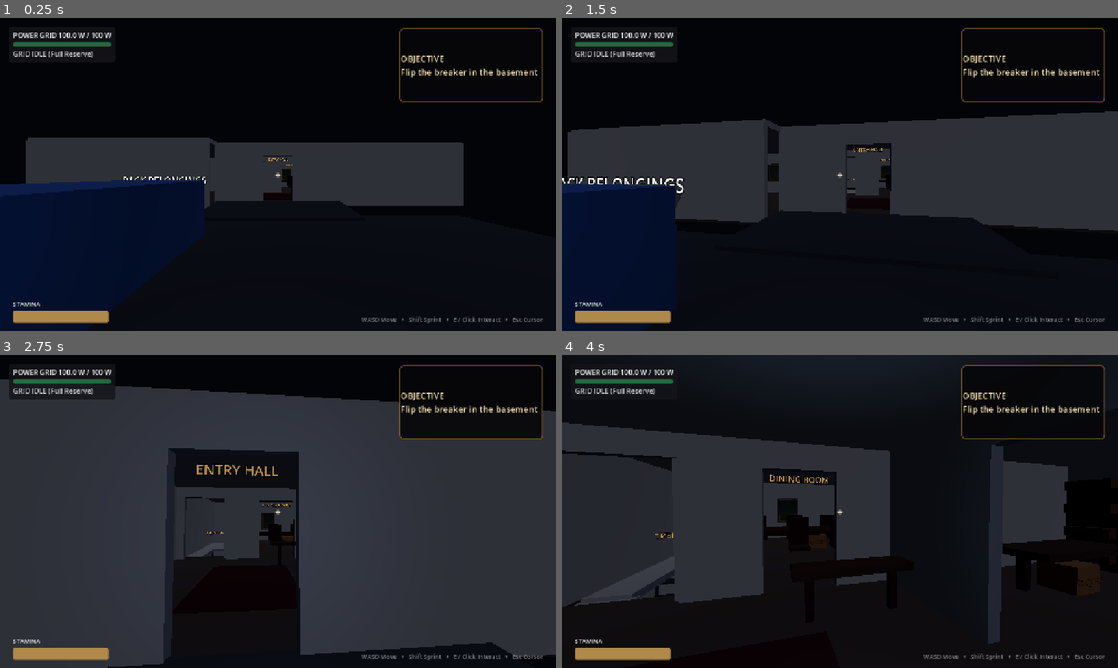
Above: before the commit, frames 1-4 (two rows, left to right).
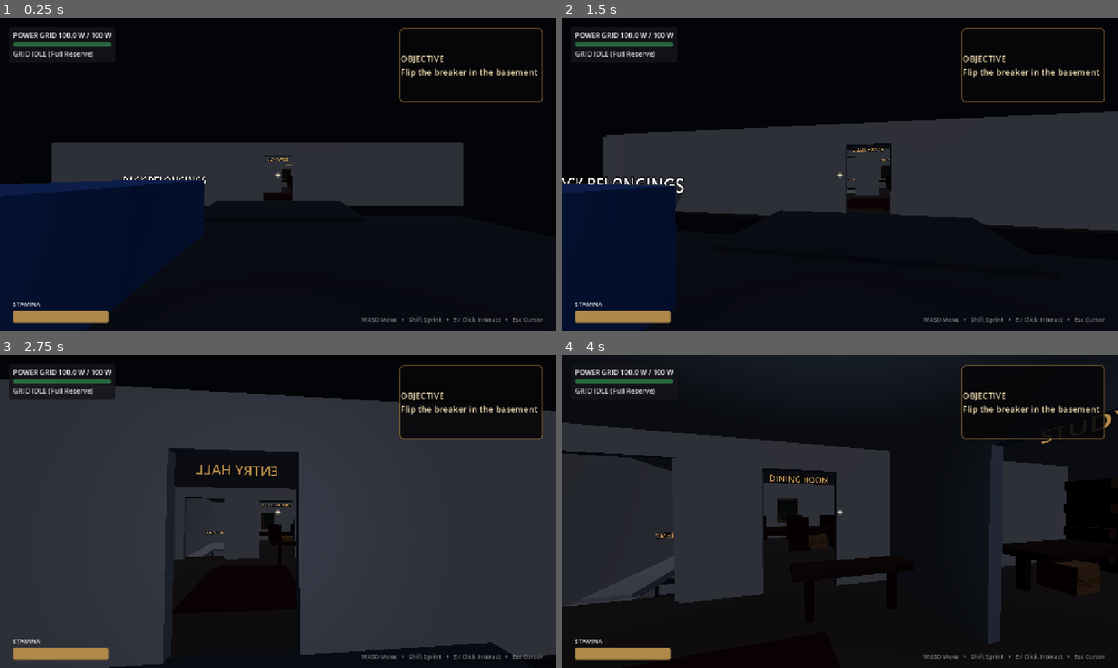
Above: after the commit, the same moments.

Repository: GameDevRocky/project-3
Game: Godot game, scene res://systems/core/main.tscn
The game is run twice, just before and just after one commit, with the same random seed, the same clock (stepped at 60 frames per second) and the same inputs.
Inputs (mouse positions are in pixels of both pictures, inside the frame that each line leads up to):
- Up to frame 1 (0.25 s): no input
- Up to frame 2 (1.5 s): tap Enter (ui_accept) at 0.5, 0.77 s; move the mouse to (867, 174) at 0.52 s; hold E (interact) 0.53-1.28 s; hold W (move_forward) from 0.53 s (still down); click (867, 174) at 0.67 s; move the mouse to (812, 174) at 1.27 s; tap Shift (sprint) at 1.35 s
- Up to frame 3 (2.75 s): keep holding W (move_forward); tap Enter (ui_accept) at 1.52 s; move the mouse to (289, 505) at 2.02 s; tap Q at 2.1 s
- Up to frame 4 (4 s): keep holding W (move_forward); move the mouse to (834, 517) at 2.77 s; tap Ctrl at 2.85 s; click (834, 517) at 2.92 s; tap Enter (ui_accept) at 3.02, 3.77 s; move the mouse to (878, 514) at 3.52 s; tap Alt at 3.6 s

The runs differ from the first frame. In frame 1, 1.2% of the frame differs, in the area x 4-52%, y 38-61%; in frame 2, 2.6%, in the area x 1-58%, y 32-66%; in frame 3, 0.3%; in frame 4, less than 0.1%.

Commit message:
integration: align parlor layout and correct painting orientations

Diff:
--- a/systems/core/house_presentation.gd
+++ b/systems/core/house_presentation.gd
@@ -69,9 +69,9 @@
 	_add_cylinder("BasementPipe", 0.12, 6.5, Vector3(1.55, -1.8, -12.0), Color(0.25, 0.22, 0.18), Vector3(PI * 0.5, 0.0, 0.0))
 
 func _build_room_labels() -> void:
-	_add_label("ENTRY HALL", Vector3(0.0, 2.35, -0.18), 0.0)
-	_add_label("PARLOR", Vector3(-3.12, 2.35, -2.1), -PI * 0.5)
-	_add_label("STUDY", Vector3(3.12, 2.35, -2.1), PI * 0.5)
+	_add_label("ENTRY HALL", Vector3(0.0, 2.35, -0.18), PI)
+	_add_label("PARLOR", Vector3(-2.95, 2.45, -3.0), PI * 0.5)
+	_add_label("STUDY", Vector3(2.95, 2.45, -3.0), -PI * 0.5)
 	_add_label("DINING ROOM", Vector3(1.0, 2.35, -6.12), 0.0)
 	_add_label("BASEMENT", Vector3(-1.8, 1.1, -7.85), PI)
 
--- a/systems/core/main.tscn
+++ b/systems/core/main.tscn
@@ -28,7 +28,7 @@
 size = Vector3(6, 3, 6)
 
 [sub_resource type="BoxShape3D" id="BoxShape3D_parlor"]
-size = Vector3(8, 3, 8)
+size = Vector3(8, 3, 6)
 
 [sub_resource type="BoxShape3D" id="BoxShape3D_study"]
 size = Vector3(6, 3, 6)
@@ -130,26 +130,26 @@
 
 [node name="ParlorFloor" type="CSGBox3D" parent="HouseGeometry" unique_id=123281413]
 transform = Transform3D(1, 0, 0, 0, 1, 0, 0, 0, 1, -7, 0.1, -3)
-size = Vector3(8, 0.2, 8)
+size = Vector3(8, 0.2, 6)
 material = SubResource("Mat_Floor")
 
 [node name="ParlorCeiling" type="CSGBox3D" parent="HouseGeometry" unique_id=1340256227]
 transform = Transform3D(1, 0, 0, 0, 1, 0, 0, 0, 1, -7, 3.1, -3)
-size = Vector3(8, 0.2, 8)
+size = Vector3(8, 0.2, 6)
 material = SubResource("Mat_Wall")
 
 [node name="ParlorWestWall" type="CSGBox3D" parent="HouseGeometry" unique_id=454490685]
 transform = Transform3D(1, 0, 0, 0, 1, 0, 0, 0, 1, -11, 1.6, -3)
-size = Vector3(0.2, 3, 8)
+size = Vector3(0.2, 3, 6)
 material = SubResource("Mat_Wall")
 
 [node name="ParlorSouthWall" type="CSGBox3D" parent="HouseGeometry" unique_id=773549089]
-transform = Transform3D(1, 0, 0, 0, 1, 0, 0, 0, 1, -7, 1.6, 1)
+transform = Transform3D(1, 0, 0, 0, 1, 0, 0, 0, 1, -7, 1.6, 0)
 size = Vector3(8, 3, 0.2)
 material = SubResource("Mat_Wall")
 
 [node name="ParlorNorthWall" type="CSGBox3D" parent="HouseGeometry" unique_id=361467047]
-transform = Transform3D(1, 0, 0, 0, 1, 0, 0, 0, 1, -7, 1.6, -7)
+transform = Transform3D(1, 0, 0, 0, 1, 0, 0, 0, 1, -7, 1.6, -6)
 size = Vector3(8, 3, 0.2)
 material = SubResource("Mat_Wall")
 
@@ -317,22 +317,22 @@
 [node name="PortraitSystem" parent="." unique_id=975324426 instance=ExtResource("2_portraits")]
 
 [node name="FamilyPortrait" parent="PortraitSystem" unique_id=191046079 instance=ExtResource("3_painting")]
-transform = Transform3D(1, 0, 0, 0, 1, 0, 0, 0, 1, 1.4, 1.6, -0.15)
+transform = Transform3D(-1, 0, 0, 0, 1, 0, 0, 0, -1, 1.4, 1.6, -0.15)
 portrait_id = &"family_portrait"
 is_family_portrait = true
 
 [node name="Painting_Parlor_1" parent="PortraitSystem" unique_id=2080260441 instance=ExtResource("3_painting")]
-transform = Transform3D(-4.37114e-08, 0, -1, 0, 1, 0, 1, 0, -4.37114e-08, -10.85, 1.6, -3)
+transform = Transform3D(0, 0, 1, 0, 1, 0, -1, 0, 0, -10.85, 1.6, -3)
 portrait_id = &"parlor_1"
 room_id = 1
 
 [node name="Painting_Parlor_2" parent="PortraitSystem" unique_id=1131422192 instance=ExtResource("3_painting")]
-transform = Transform3D(1, 0, 0, 0, 1, 0, 0, 0, 1, -7, 1.6, -6.85)
+transform = Transform3D(1, 0, 0, 0, 1, 0, 0, 0, 1, -7, 1.6, -5.85)
 portrait_id = &"parlor_2"
 room_id = 1
 
 [node name="Painting_Study_1" parent="PortraitSystem" unique_id=456713173 instance=ExtResource("3_painting")]
-transform = Transform3D(-4.37114e-08, 0, 1, 0, 1, 0, -1, 0, -4.37114e-08, 8.85, 1.6, -3)
+transform = Transform3D(0, 0, -1, 0, 1, 0, 1, 0, 0, 8.85, 1.6, -3)
 portrait_id = &"study_1"
 room_id = 2
 
@@ -342,7 +342,7 @@
 room_id = 3
 
 [node name="Painting_Basement_1" parent="PortraitSystem" instance=ExtResource("3_painting")]
-transform = Transform3D(-1, 0, 8.74228e-08, 0, 1, 0, -8.74228e-08, 0, -1, -5.85, -2.1, -12.0)
+transform = Transform3D(0, 0, 1, 0, 1, 0, -1, 0, 0, -5.85, -2.1, -12.0)
 portrait_id = &"basement_1"
 room_id = 4
 portrait_tint = Color(0.43, 0.5, 0.46, 1)
--- a/tests/core/test_house_layout.gd
+++ b/tests/core/test_house_layout.gd
@@ -88,3 +88,77 @@
 	assert_not_null(instance.get_node_or_null("Sockets/CarSocket/CarTrunk"))
 	assert_not_null(instance.get_node_or_null("Sockets/MovingBoxSockets/DustSheet"))
 	assert_true(instance.get_node("Sockets/MovingBoxSockets/Box_LivingRoom") is CarryableItem)
+
+func test_painting_orientations() -> void:
+	var scene_res = load(MAIN_SCENE_PATH)
+	var instance = scene_res.instantiate()
+	add_child_autoqfree(instance)
+	var portraits = instance.get_node_or_null("PortraitSystem")
+	assert_not_null(portraits)
+
+	var basement_1: Node3D = portraits.get_node_or_null("Painting_Basement_1") as Node3D
+	assert_not_null(basement_1)
+	assert_gt(basement_1.transform.basis.z.x, 0.9, "Painting_Basement_1 must face East (+X) toward the stairs")
+
+	var family: Node3D = portraits.get_node_or_null("FamilyPortrait") as Node3D
+	assert_not_null(family)
+	assert_lt(family.transform.basis.z.z, -0.9, "FamilyPortrait must face North (-Z) into the entry foyer")
+
+	var parlor_1: Node3D = portraits.get_node_or_null("Painting_Parlor_1") as Node3D
+	assert_not_null(parlor_1)
+	assert_gt(parlor_1.transform.basis.z.x, 0.9, "Painting_Parlor_1 must face East (+X) into the parlor")
+
+	var study_1: Node3D = portraits.get_node_or_null("Painting_Study_1") as Node3D
+	assert_not_null(study_1)
+	assert_lt(study_1.transform.basis.z.x, -0.9, "Painting_Study_1 must face West (-X) into the study")
+
+	var dining_1: Node3D = portraits.get_node_or_null("Painting_Dining_1") as Node3D
+	assert_not_null(dining_1)
+	assert_gt(dining_1.transform.basis.z.z, 0.9, "Painting_Dining_1 must face South (+Z) into the dining room")
+
+	var parlor_2: Node3D = portraits.get_node_or_null("Painting_Parlor_2") as Node3D
+	assert_not_null(parlor_2)
+	assert_gt(parlor_2.transform.basis.z.z, 0.9, "Painting_Parlor_2 must face South (+Z) into the parlor")
+
+func test_parlor_geometry_and_label_alignment() -> void:
+	var scene_res = load(MAIN_SCENE_PATH)
+	var instance = scene_res.instantiate()
+	add_child_autoqfree(instance)
+	var geom = instance.get_node_or_null("HouseGeometry")
+	assert_not_null(geom)
+
+	var floor_node: CSGBox3D = geom.get_node_or_null("ParlorFloor") as CSGBox3D
+	assert_not_null(floor_node)
+	assert_eq(floor_node.size.z, 6.0, "Parlor floor depth should be 6.0m")
+
+	var ceiling_node: CSGBox3D = geom.get_node_or_null("ParlorCeiling") as CSGBox3D
+	assert_not_null(ceiling_node)
+	assert_eq(ceiling_node.size.z, 6.0, "Parlor ceiling depth should be 6.0m")
+
+	var west_wall: CSGBox3D = geom.get_node_or_null("ParlorWestWall") as CSGBox3D
+	assert_not_null(west_wall)
+	assert_eq(west_wall.size.z, 6.0, "Parlor west wall depth should be 6.0m")
+
+	var south_wall: CSGBox3D = geom.get_node_or_null("ParlorSouthWall") as CSGBox3D
+	assert_not_null(south_wall)
+	assert_eq(south_wall.position.z, 0.0, "Parlor south wall should be flush at Z=0.0")
+
+	var north_wall: CSGBox3D = geom.get_node_or_null("ParlorNorthWall") as CSGBox3D
+	assert_not_null(north_wall)
+	assert_eq(north_wall.position.z, -6.0, "Parlor north wall should be flush at Z=-6.0")
+
+	var parlor_2: Node3D = instance.get_node_or_null("PortraitSystem/Painting_Parlor_2") as Node3D
+	assert_not_null(parlor_2)
+	assert_almost_eq(parlor_2.position.z, -5.85, 0.05, "Painting_Parlor_2 should be mounted on Z=-6.0 wall")
+
+	var presentation = instance.get_node_or_null("HousePresentation")
+	assert_not_null(presentation)
+	var parlor_label: Label3D = presentation.get_node_or_null("PARLORLabel") as Label3D
+	assert_not_null(parlor_label)
+	assert_almost_eq(parlor_label.position.z, -3.0, 0.1, "PARLOR label should be centered over Z=-3.0 doorway")
+	assert_almost_eq(parlor_label.position.x, -2.95, 0.1, "PARLOR label should be on Entry Hall face of wall")
+
+	var study_label: Label3D = presentation.get_node_or_null("STUDYLabel") as Label3D
+	assert_not_null(study_label)
+	assert_almost_eq(study_label.position.z, -3.0, 0.1, "STUDY label should be centered over Z=-3.0 doorway")
+	assert_almost_eq(study_label.position.x, 2.95, 0.1, "STUDY label should be on Entry Hall face of wall")
Not shown, changed: docs/features/integration/07-minor-bug-fix/03-todo.md
